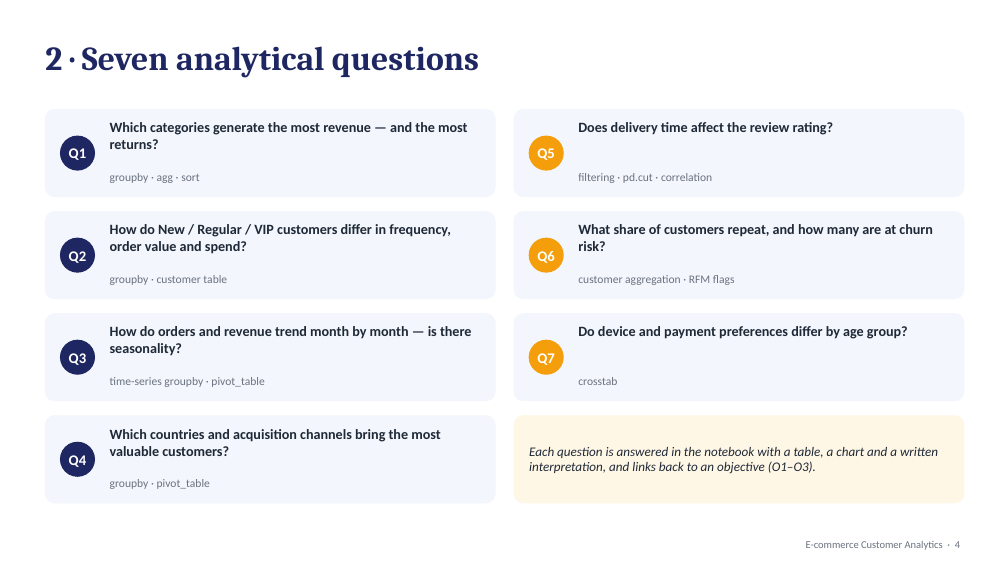
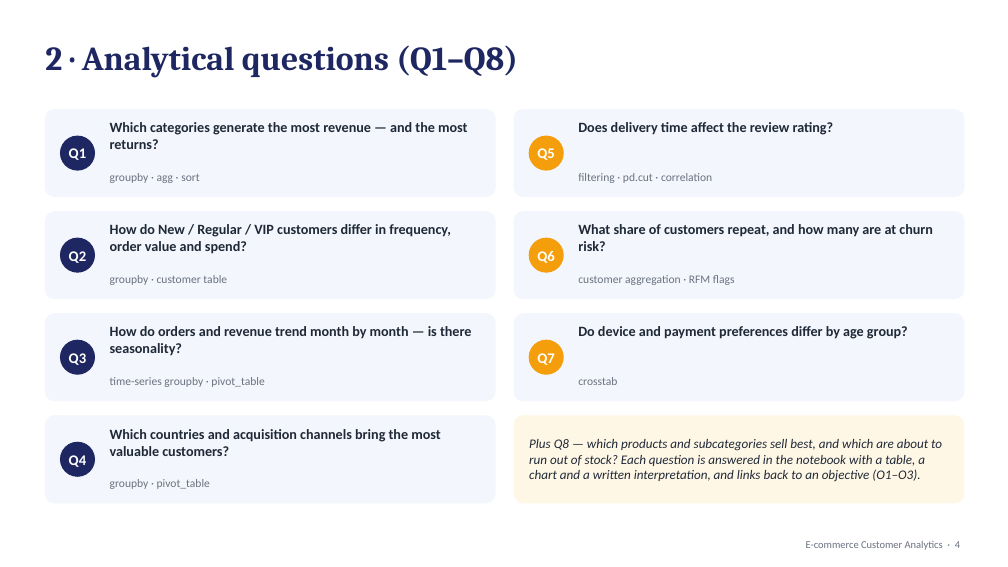
Before and after one commit to hinrithisak-eng/ecommerce-customer-analytics, a slide deck: slide 4 of docs/presentation.pptx. Drawn at 1008x567 pixels with LibreOffice and Linux fonts; fonts in the diff are those of the drawing. Boxes give left, top, right and bottom in pixels: in the first picture for what was removed or moved away, otherwise in the second. Text is boxed around its words. In the diff, an @@ line names an element or a change of style, - is before the commit and + after.

```diff
--- a/docs/presentation.pptx
+++ b/docs/presentation.pptx
@@ text at bbox=[45, 45, 518, 78]: text changed @@
-2 · Seven analytical questions
+2 · Analytical questions (Q1–Q8)
@@ text at bbox=[529, 439, 942, 482]: text changed @@
-Each question is answered in the notebook with a table, a chart and a written interpretation, and links back to an objective (O1–O3).
+Plus Q8 — which products and subcategories sell best, and which are about to run out of stock? Each question is answered in the notebook with a table, a chart and a written interpretation, and links back to an objective (O1–O3).
```
Also in this commit, not shown: 14 other slides changed, 1 slide added, 38 other files.
